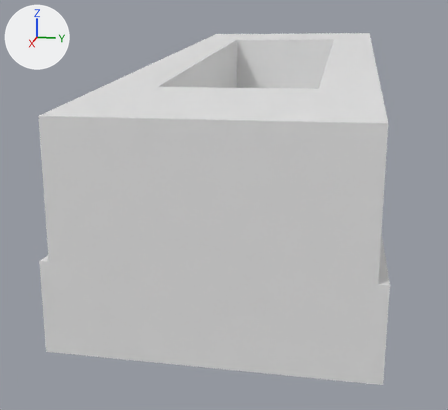
Two versions of the Blender file runs/2026-08-21_scotch-c38-blockout/c38_blockout.blend, one commit apart.
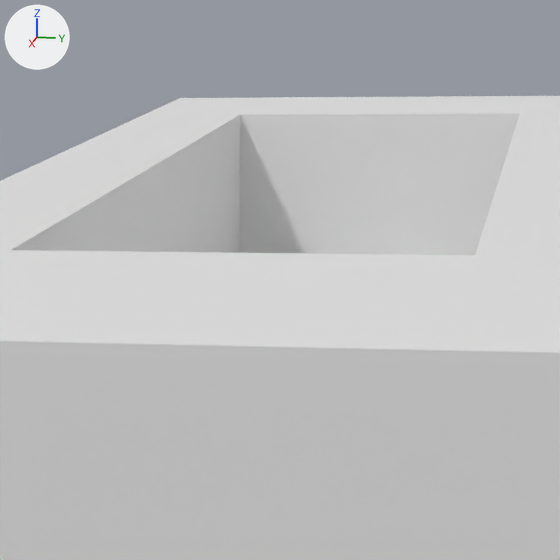
Each version appears first whole from a 50 mm camera at (190.9, 25.6, 60.9) aimed at (7.1, -11.1, 14.9), and next in a close-up on the part from 34% to 78% of the width and 0% to 47% of the height. The axes (+X, +Y, +Z) are drawn at upper left. The lights are the same throughout. The older version's two pictures come first.

The older version as bpy lines, for what is in view:
```python
me_uppershell_high = bpy.data.meshes.new('UpperShell_HIGH')
me_uppershell_high.from_pydata(...)  # 24 vertices, 18 faces; spans x -81.0..81.0, y -32.0..32.0, z -24.0..24.0
ob_uppershell_high = bpy.data.objects.new('UpperShell_HIGH', me_uppershell_high)
ob_uppershell_high.location = (0.0, 0.0, 44.3)
```
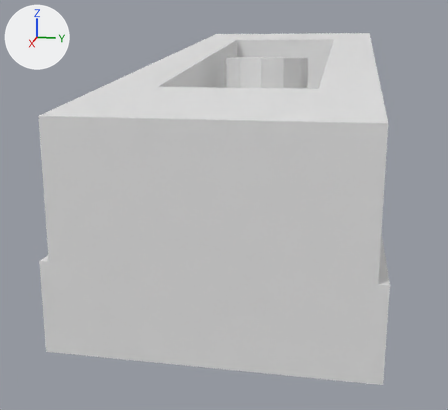
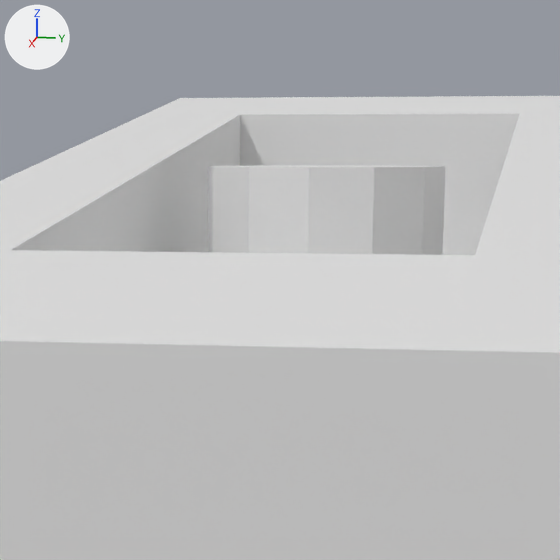
Where the change shows, as pixel boxes (x1, y1, x2, y2) in the close-ups (560 x 560 px):
'Hub', added
    after: (208, 165, 446, 255)

The edits, one by one:
Mesh me_hub is new.
It is a 12-sided cylinder along z spanning x -12.7..12.7, y -12.7..12.7, z -8.5..8.5.
Object 'Hub' (ob_hub) is new; it shows me_hub.
Its location is (-4.1, 0.0, 50.8).
